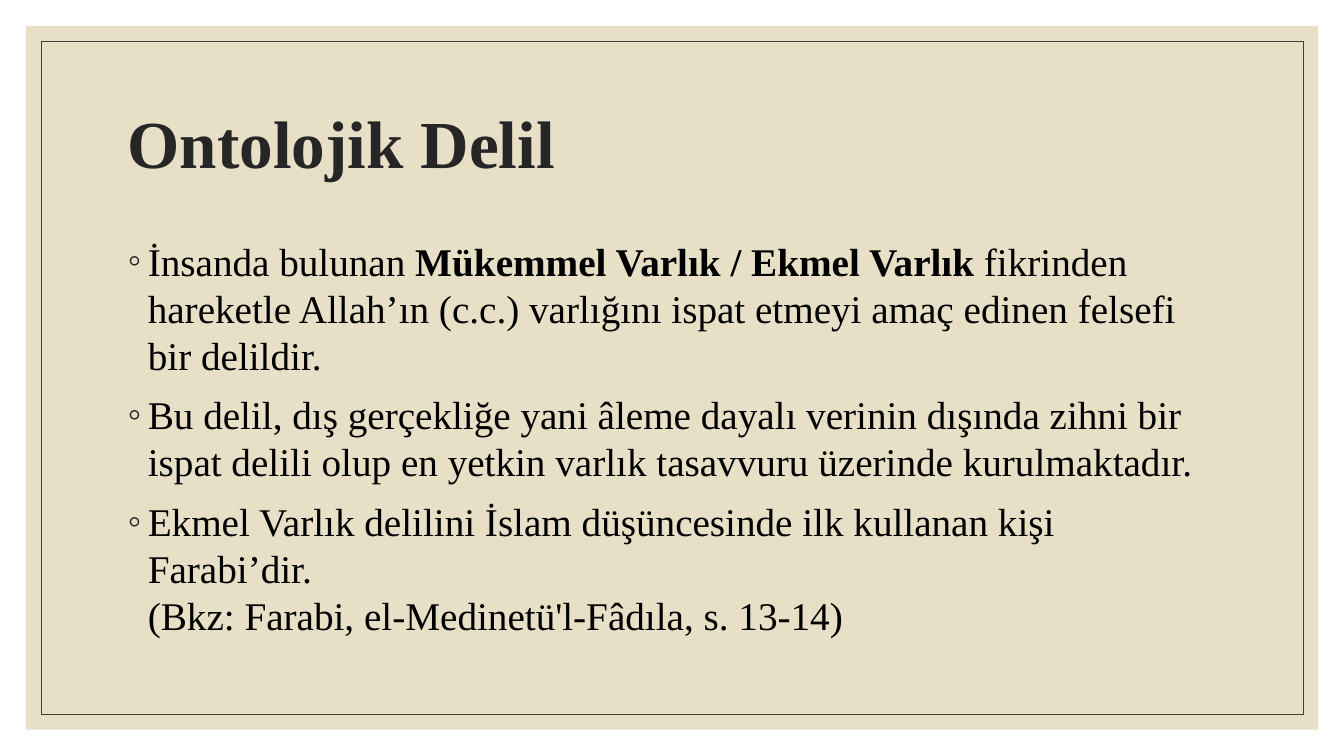
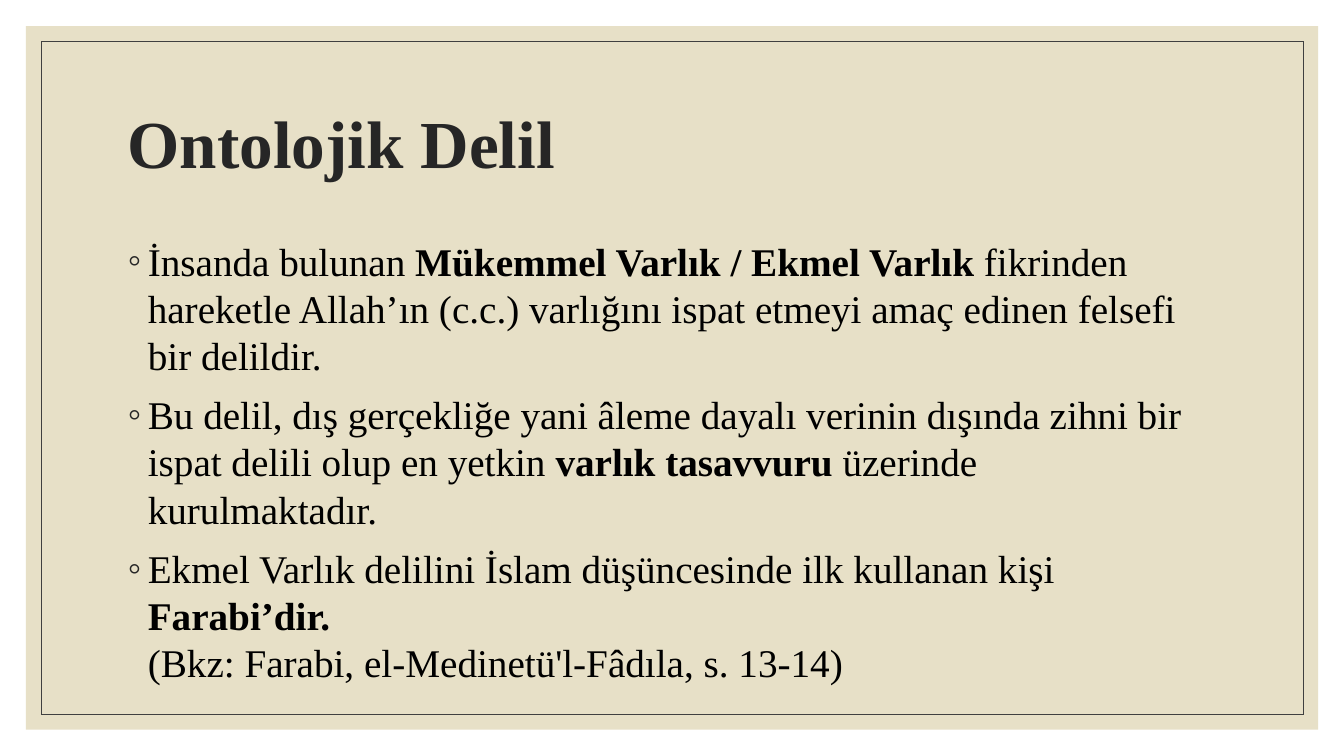
Before and after one commit to ghostsnipertm/projehazirlama, a slide deck: slide 9 of Project.pptx. Drawn at 1344x756 pixels with LibreOffice and Linux fonts; fonts in the diff are those of the drawing. Boxes give left, top, right and bottom in pixels: in the first picture for what was removed or moved away, otherwise in the second. Text is boxed around its words. In the diff, an @@ line names an element or a change of style, - is before the commit and + after.

```diff
--- a/Project.pptx
+++ b/Project.pptx
@@ text at bbox=[148, 401, 1181, 685]: bold on in "varlık tasavvuru", "Farabi’dir." @@
```
Also in this commit, not shown: 1 other slide changed.
